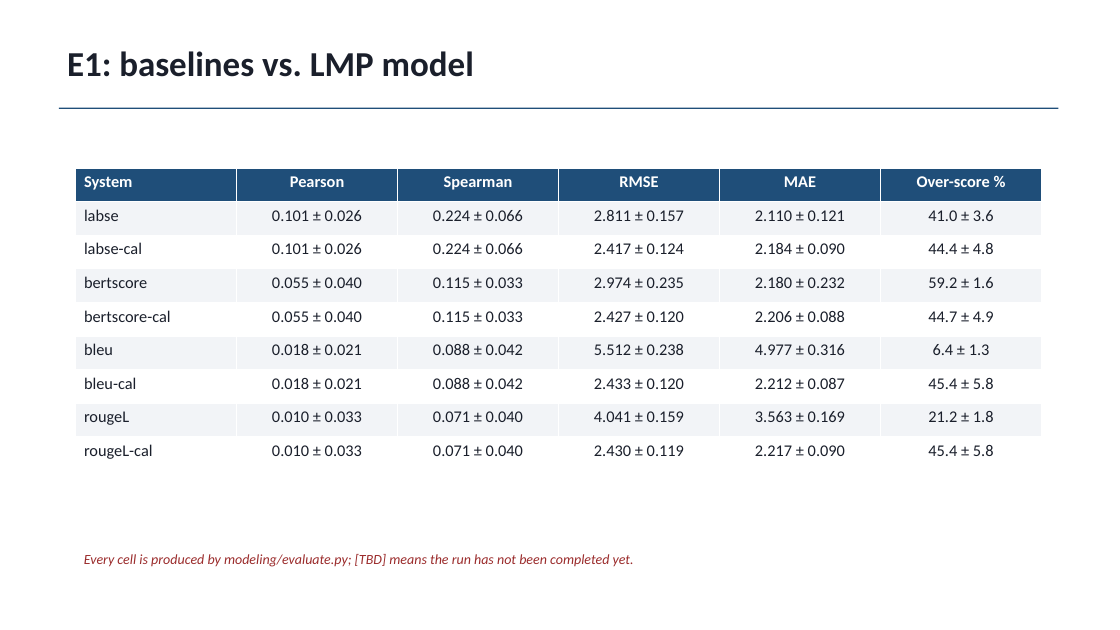
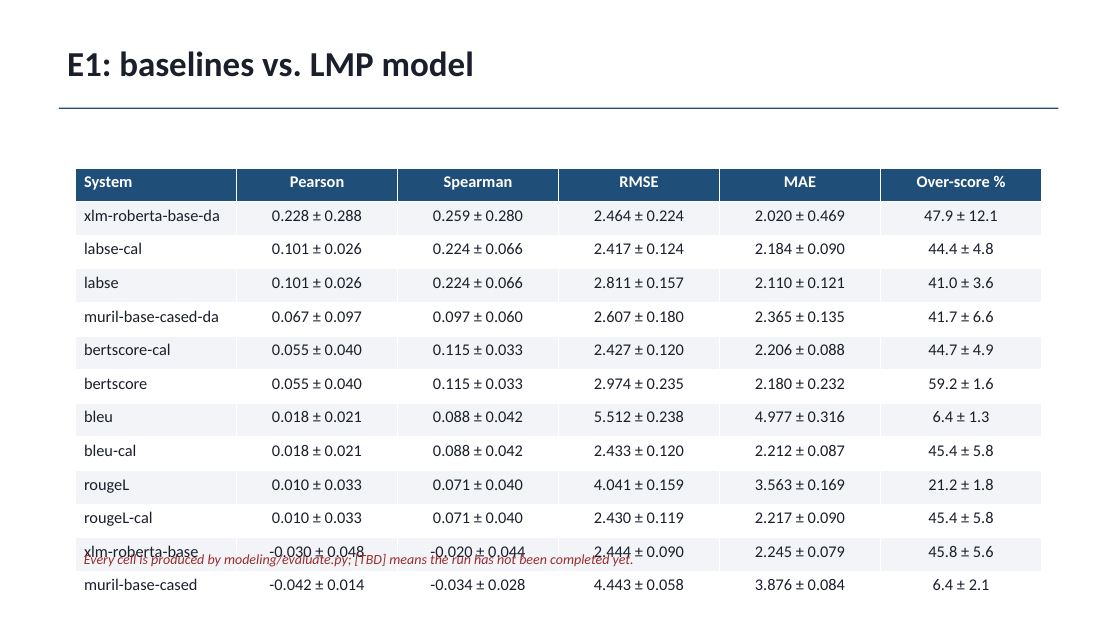
Before and after one commit to atharv-0509/legal-meaning-preservation-hi-en, a slide deck: slide 11 of paper/out/LMP_slides.pptx. Drawn at 1120x630 pixels with LibreOffice and Linux fonts; fonts in the diff are those of the drawing. Boxes give left, top, right and bottom in pixels: in the first picture for what was removed or moved away, otherwise in the second. Text is boxed around its words. In the diff, an @@ line names an element or a change of style, - is before the commit and + after.

```diff
--- a/paper/out/LMP_slides.pptx
+++ b/paper/out/LMP_slides.pptx
@@ table at <box>76,168,1044,605</box> @@
+row 2: xlm-roberta-base-da | 0.228 ± 0.288 | 0.259 ± 0.280 | 2.464 ± 0.224 | 2.020 ± 0.469 | 47.9 ± 12.1
+row 3: labse-cal | 0.101 ± 0.026 | 0.224 ± 0.066 | 2.417 ± 0.124 | 2.184 ± 0.090 | 44.4 ± 4.8
-row 3: labse-cal | 0.101 ± 0.026 | 0.224 ± 0.066 | 2.417 ± 0.124 | 2.184 ± 0.090 | 44.4 ± 4.8
+row 5: muril-base-cased-da | 0.067 ± 0.097 | 0.097 ± 0.060 | 2.607 ± 0.180 | 2.365 ± 0.135 | 41.7 ± 6.6
+row 6: bertscore-cal | 0.055 ± 0.040 | 0.115 ± 0.033 | 2.427 ± 0.120 | 2.206 ± 0.088 | 44.7 ± 4.9
-row 5: bertscore-cal | 0.055 ± 0.040 | 0.115 ± 0.033 | 2.427 ± 0.120 | 2.206 ± 0.088 | 44.7 ± 4.9
+row 12: xlm-roberta-base | -0.030 ± 0.048 | -0.020 ± 0.044 | 2.444 ± 0.090 | 2.245 ± 0.079 | 45.8 ± 5.6
+row 13: muril-base-cased | -0.042 ± 0.014 | -0.034 ± 0.028 | 4.443 ± 0.058 | 3.876 ± 0.084 | 6.4 ± 2.1
```
Also in this commit, not shown: 3 other slides changed, 2 slides added, 6 other files.
